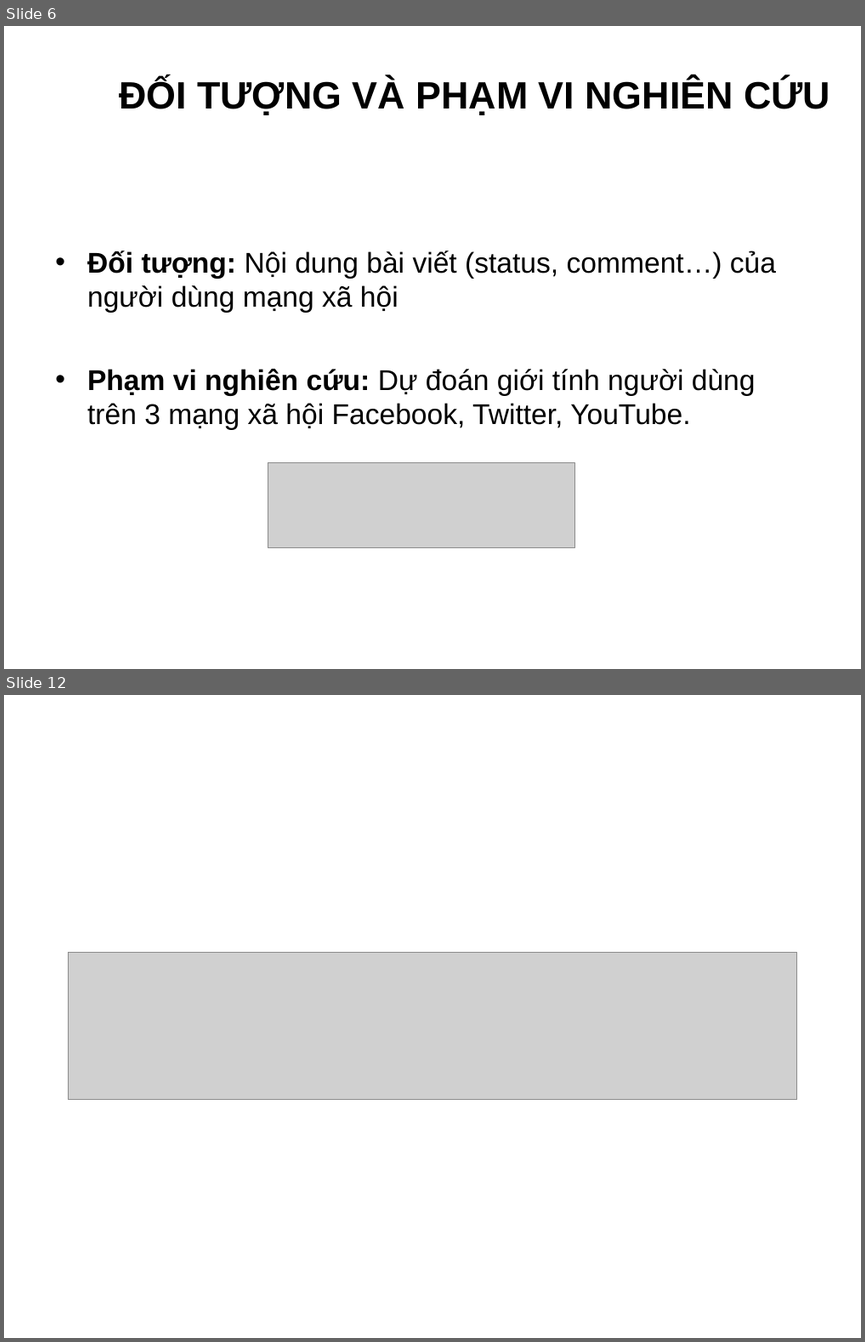
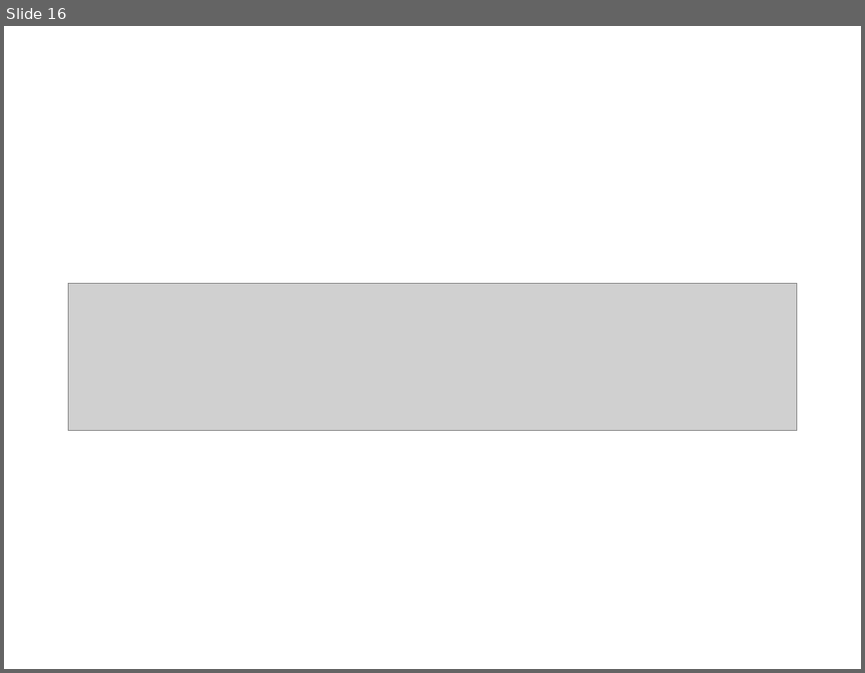
Before and after one commit to truonghaibg/thesis, a slide deck: tchai/Slide_LuanVan_TruongCongHai.ppt. Shown one above the other, each under a label of ours: slides 6 and 12 before the commit, slide 16 after it; the slides between them are not shown. The pictures are 865x1342 and 865x673 pixels, drawn with LibreOffice and Linux fonts; fonts in the diff are those of the drawing; grey boxes stand for pictures; background and template pictures are left out. Boxes give left, top, right and bottom in pixels: in the first picture for what was removed or moved away, otherwise in the second. Text is boxed around its words. In the diff, an @@ line names an element or a change of style, - is before the commit and + after.

```diff
--- a/tchai/Slide_LuanVan_TruongCongHai.ppt
+++ b/tchai/Slide_LuanVan_TruongCongHai.ppt
@@ slide 6 removed at (4, 26, 861, 669), background picture (left out) @@
@@ title removed at (119, 79, 830, 115) @@
-ĐỐI TƯỢNG VÀ PHẠM VI NGHIÊN CỨU
@@ text removed at (87, 250, 776, 430) @@
-• Đối tượng: Nội dung bài viết (status, comment…) của người dùng mạng xã hội
-• Phạm vi nghiên cứu: Dự đoán giới tính người dùng trên 3 mạng xã hội Facebook, Twitter, YouTube.
@@ picture removed at (268, 463, 574, 548) @@
@@ what was slide 12 is now slide 16 @@
```
Also in this commit, not shown: 4 slides changed, 11 slides added, 6 other slides removed.
